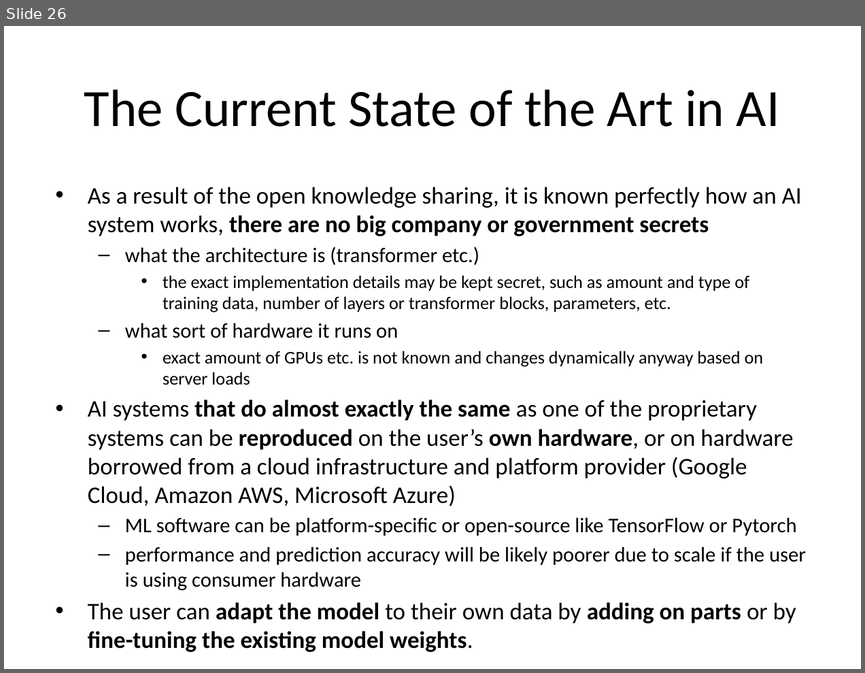
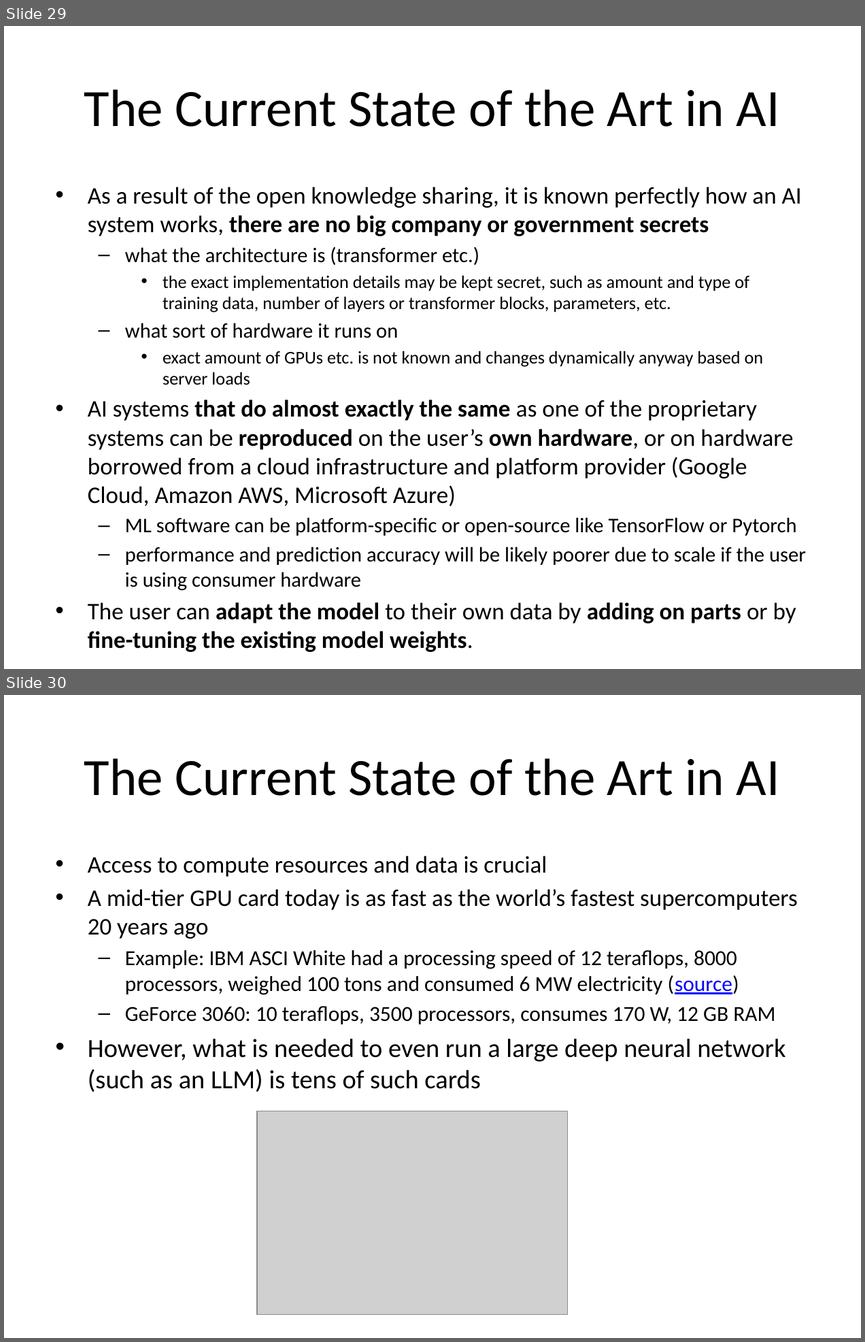
Before and after one commit to Clinical-Bioinformatics-Debrecen/generative_ai_2025, a slide deck: 4.pptx. Shown one above the other, each under a label of ours: slide 26 before the commit, slides 29 and 30 after it. The pictures are 865x673 and 865x1342 pixels, drawn with LibreOffice and Linux fonts; fonts in the diff are those of the drawing; grey boxes stand for pictures. Boxes give left, top, right and bottom in pixels: in the first picture for what was removed or moved away, otherwise in the second. Text is boxed around its words. In the diff, an @@ line names an element or a change of style, - is before the commit and + after.

```diff
--- a/4.pptx
+++ b/4.pptx
@@ slide 30 added at (4, 695, 861, 1338), background #FFFFFF @@
@@ title added at (84, 758, 780, 796), 44 pt, text #000000 @@
+The Current State of the Art in AI
@@ text added at (88, 855, 798, 1091), 18 pt, text #000000 @@
+• Access to compute resources and data is crucial
+• A mid-tier GPU card today is as fast as the world’s fastest supercomputers 20 years ago
+  – Example: IBM ASCI White had a processing speed of 12 teraflops, 8000 processors, weighed 100 tons and consumed 6 MW electricity (source)
+  – GeForce 3060: 10 teraflops, 3500 processors, consumes 170 W, 12 GB RAM
+• However, what is needed to even run a large deep neural network (such as an LLM) is tens of such cards
@@ picture added at (257, 1110, 567, 1314) @@
@@ what was slide 26 is now slide 29 @@
```
Also in this commit, not shown: 3 other slides added, 1 other file.
